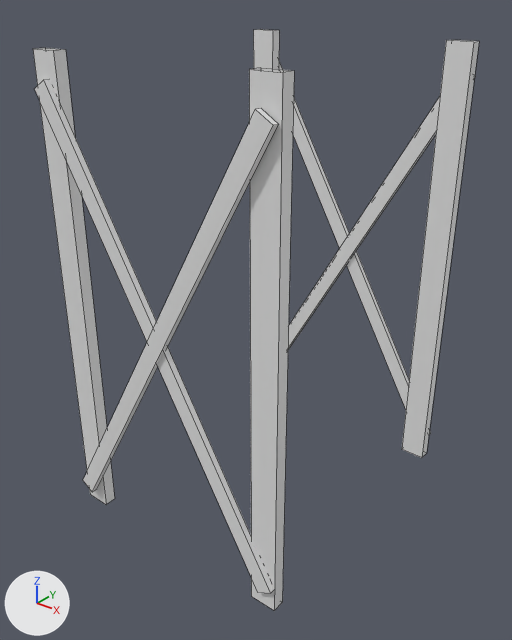
The FBX model Assets/_Models/Miguel/tall wooden support.fbx, before and after one commit.
Rendered twice from a 50 mm camera at (11.71, -10.22, 0.51) aimed at (7.49, -4.94, -2.76). Lighting does not change. The marker at lower left points along +X, +Y and +Z. Mesh edges are drawn as thin lines. Where no turn or scale is listed for an object, it has been applied to the vertices.

In view in the first picture: 'tall wooden support'.
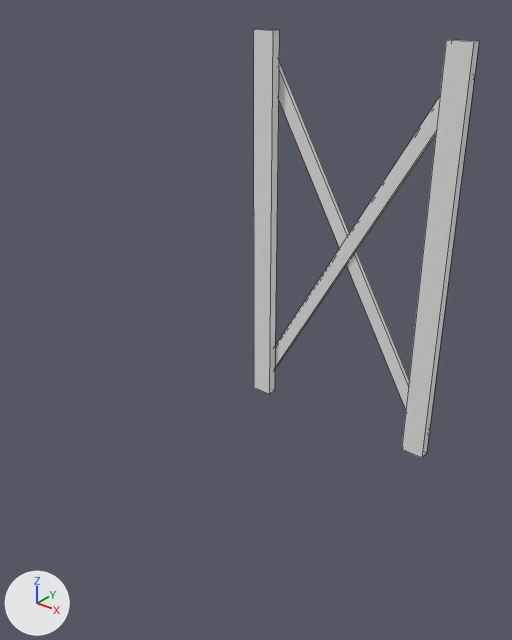
Where the change shows, as pixel boxes [x1, y1, x2, y2] in the pictures (512 x 640 px):
'tall wooden support', reshaped (49% narrower, 26% shorter)
    before: [33, 29, 479, 611]
    after: [253, 29, 479, 458]
part 1 of me_mesh, deleted
    before: [249, 68, 294, 611]
part 2 of me_mesh, deleted
    before: [33, 48, 115, 504]
part 3 of me_mesh, deleted
    before: [35, 79, 273, 593]
part 4 of me_mesh, deleted
    before: [83, 108, 279, 492]

What changed in the scene script:
```text
Change me_mesh:
    where me_mesh.from_pydata(...)  # 64 vertices, 40 faces; spans x -1.34..1.34, y -1.65..1.65, z -2.41..2.41
    used by ob_tall_wooden_support; location = (7.48, -4.76, -2.46)
    me_mesh part 1: the loose piece of 8 vertices spanning x 1.06..1.34, y -1.58..-1.45, z -2.41..2.41 is deleted
    me_mesh part 2: the loose piece of 8 vertices spanning x -1.34..-1.06, y -1.58..-1.45, z -2.41..2.41 is deleted
    me_mesh part 3: the loose piece of 8 vertices spanning x -1.33..1.33, y -1.62..-1.56, z -2.25..2.18 is deleted
    me_mesh part 4: the loose piece of 8 vertices spanning x -1.33..1.33, y -1.65..-1.59, z -2.25..2.18 is deleted
```
